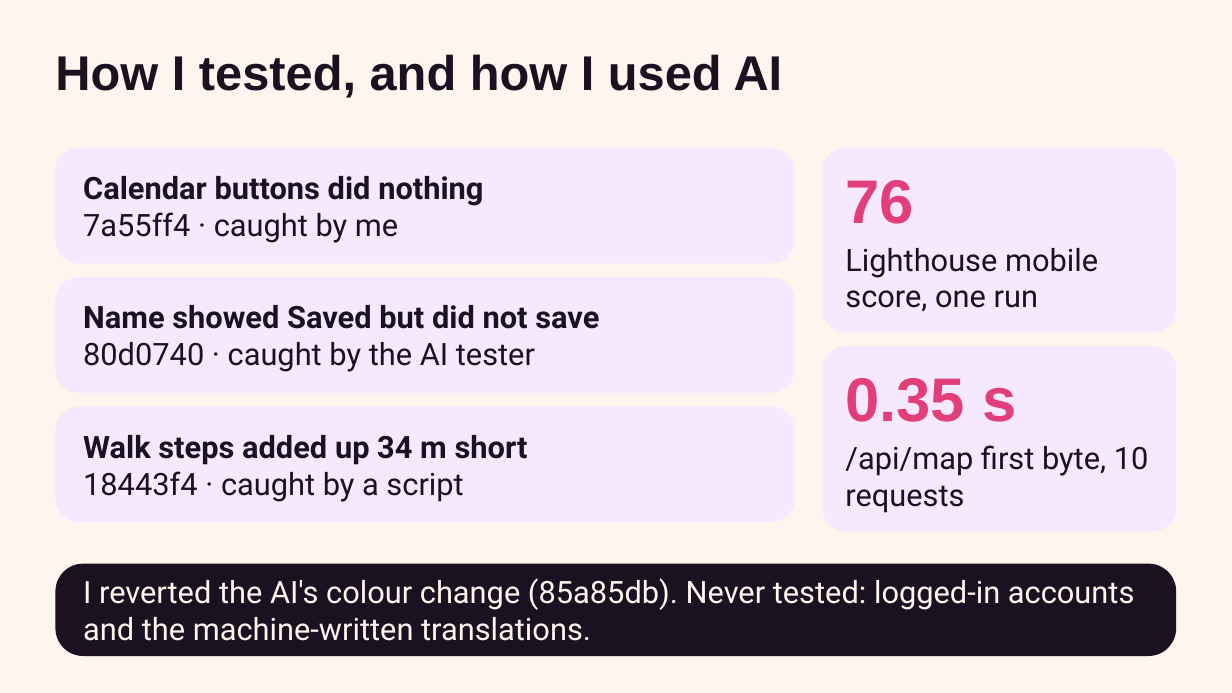
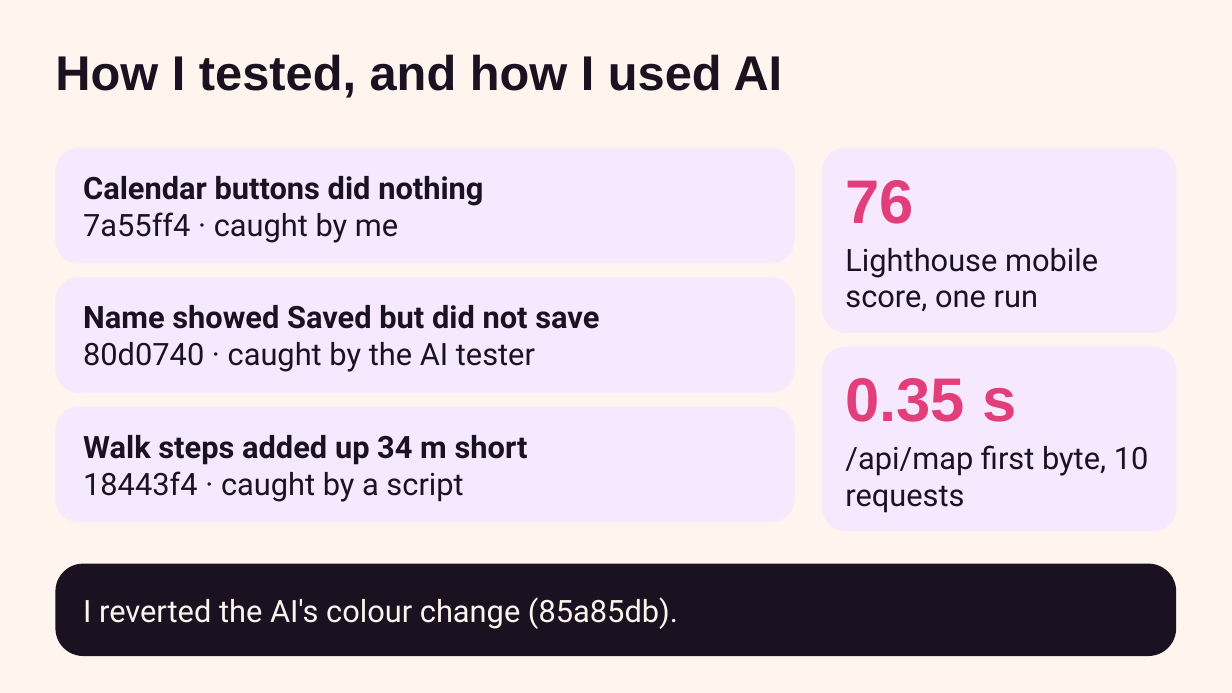
Before and after one commit to anjlaisup2hubgit/MacDirect, a slide deck: slide 4 of slides/MacDirect-5-min-talk.pptx. Drawn at 1232x693 pixels with LibreOffice and Linux fonts; fonts in the diff are those of the drawing. Boxes give left, top, right and bottom in pixels: in the first picture for what was removed or moved away, otherwise in the second. Text is boxed around its words. In the diff, an @@ line names an element or a change of style, - is before the commit and + after.

```diff
--- a/slides/MacDirect-5-min-talk.pptx
+++ b/slides/MacDirect-5-min-talk.pptx
@@ text at [83, 597, 678, 629]: text changed @@
-I reverted the AI's colour change (85a85db). Never tested: logged-in accounts and the machine-written translations.
+I reverted the AI's colour change (85a85db).
```
Also in this commit, not shown: 8 other files.
